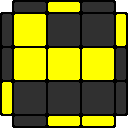
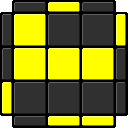
Layer changes from the first (128, 128) image to the second:
painted on "color" over [2, 2, 126, 126]
